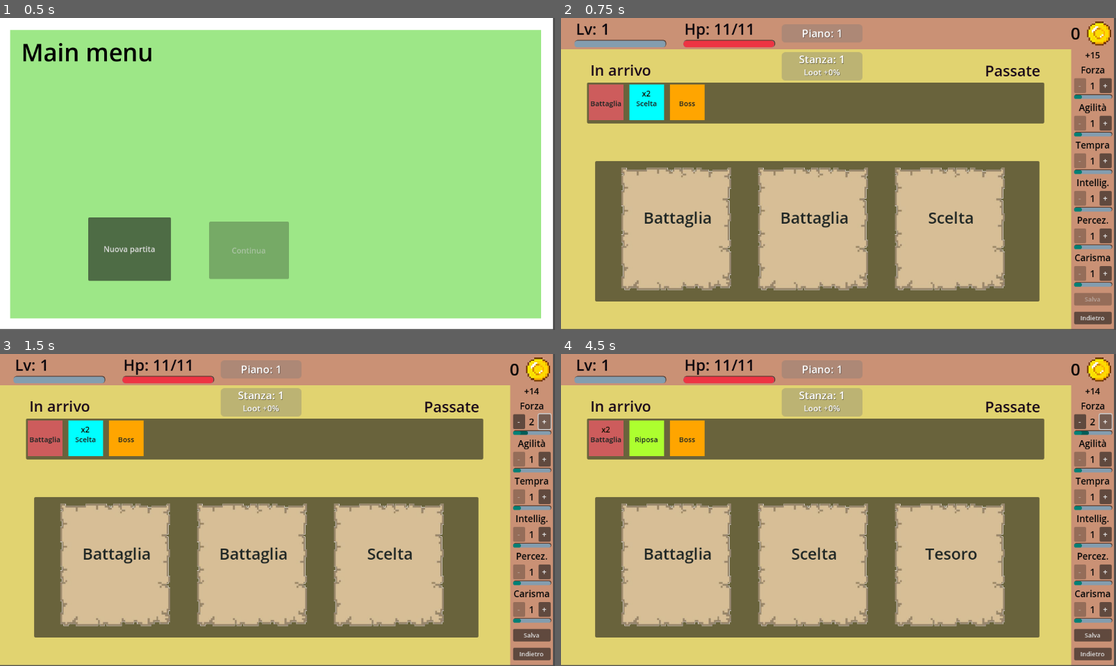
Above: before the commit, frames 1-4 (two rows, left to right).
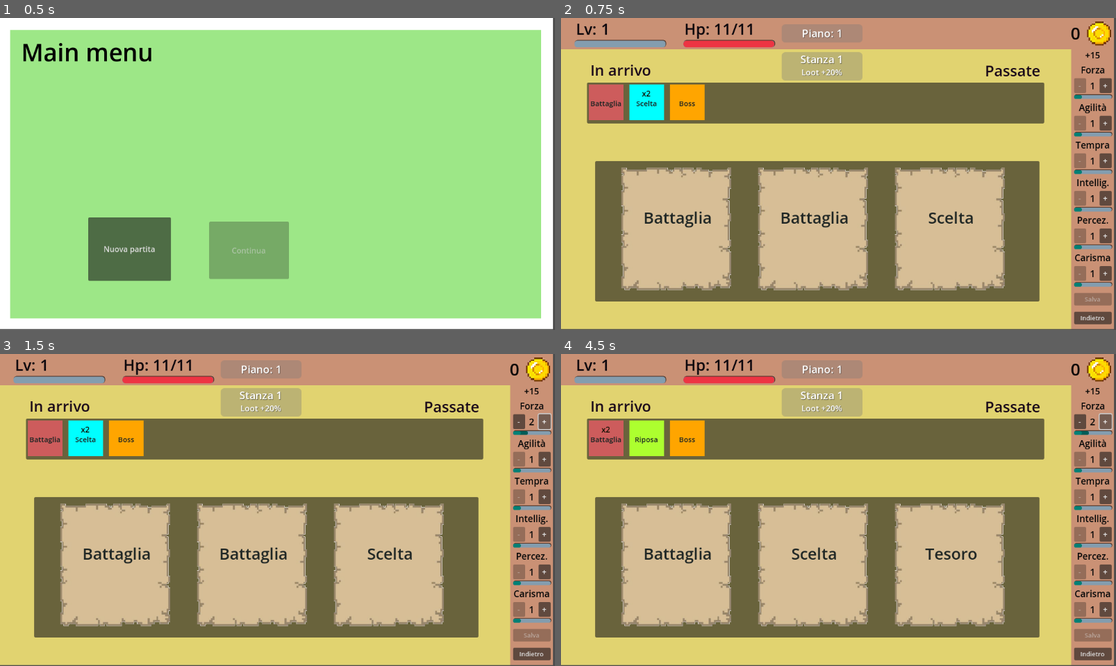
Above: after the commit, the same moments.

Repository: albetb/lootislife
Game: Godot game, scene res://main.tscn
Same seed, same stepped clock (60 frames per second), same inputs: the game is played once before the commit and once after it.
Inputs:
- Up to frame 1 (0.5 s): no input
- Up to frame 2 (0.75 s): click "Nuova partita" at 0.5 s
- Up to frame 3 (1.5 s): click "+" at 1.25 s
- Up to frame 4 (4.5 s): click "-" at 2 s; click "Indietro" at 2.75 s; click "Nuova partita" at 3.5 s; click "+" at 4.25 s

Frame 1 is identical in both runs. In frame 2, 0.2% of the frame differs, in the area x 42-51%, y 12-19%; in frame 3, 0.5%, in the area x 42-100%, y 10-93%; in frame 4, 0.5%.

Commit message:
Refactoring - added signal bus

Diff:
--- /dev/null
+++ b/entity/events.gd
@@ -0,0 +1,10 @@
+extends Node
+
+'''
+ Events.signal_name.connect(self._on_signal_name) # To subscribe
+ Events.emit_signal("signal_name") # To emit
+'''
+
+
+signal update_ui
+signal choice_selected(number: int)
--- a/entity/player.gd
+++ b/entity/player.gd
@@ -45,10 +45,10 @@
 	return data.level + 4
 
 func gain_exp(amount: int):
-	data.exp += amount
+	data.experience += amount
 	var _exp_needed = exp_needed()
-	while data.exp >= _exp_needed:
-		data.exp -= _exp_needed
+	while data.experience >= _exp_needed:
+		data.experience -= _exp_needed
 		gain_level()
 
 func gain_level():
--- a/project.godot
+++ b/project.godot
@@ -19,14 +19,11 @@
 
 SceneManager="*res://entity/scene_manager.gd"
 Player="*res://entity/player.gd"
+Events="*res://entity/events.gd"
 
 [display]
 
 window/size/resizable=false
-
-[global_group]
-
-adventure="item inside the adventure scene"
 
 [input]
 
--- a/resources/player_data.gd
+++ b/resource/player_data.gd
@@ -2,10 +2,10 @@
 class_name PlayerData
 
 @export var level: int = 1
-@export var exp: int = 0
+@export var experience: int = 0
 
 @export var coins: int = 0
-@export var damage: int = 0
+@export var damage: int = 0 # damage received
 
 @export var max_mana: int = 3
 @export var hand_size: int = 5
@@ -16,10 +16,10 @@
 @export var past_path: Array[Room] = []
 @export var floor: int = 1
 
+const STARTING_ABILITY_POINTS = 15
 @export var ability = {}
+@export var ability_points: int = STARTING_ABILITY_POINTS
 @export var updating_ability = {}
-const STARTING_ABILITY_POINTS = 15
-@export var ability_points: int = STARTING_ABILITY_POINTS
 @export var updating_ability_points: int = 0
 
 func _ready() -> void:
--- a/scene/combat/combat_manager.gd
+++ b/scene/combat/combat_manager.gd
@@ -4,8 +4,6 @@
 @onready var hand: Field = $"../Hand"
 @onready var card_scene: PackedScene = preload("res://scene/card/card.tscn")
 @onready var player_mana: int = Player.data.max_mana
-
-signal update_mana
 
 # Called when the node enters the scene tree for the first time.
 func _ready() -> void:
--- a/scene/explore/choice/choice.gd
+++ b/scene/explore/choice/choice.gd
@@ -33,4 +33,4 @@
 		var is_in_card = left <= event.position.x and event.position.x <= right
 		var is_over_card = bottom <= event.position.y and event.position.y <= top
 		if is_in_card and is_over_card:
-			get_tree().call_group("exploration", "choice_selected", choice_number)
+			Events.emit_signal("choice_selected", choice_number)
--- /dev/null
+++ b/scene/explore/choices.gd
@@ -0,0 +1,21 @@
+extends MarginContainer
+
+@onready var choice_container: HBoxContainer = $HBoxContainer
+@onready var choice_scene: PackedScene = preload("res://scene/explore/choice/choice.tscn")
+
+func _ready() -> void:
+	Events.update_ui.connect(self.update_ui)
+	update_ui()
+
+func update_ui() -> void:
+	for child in choice_container.get_children():
+		choice_container.remove_child(child)
+		child.queue_free()
+
+	for room: Room in Player.data.current_path:
+		var choice_card: Choice = choice_scene.instantiate()
+		choice_card.set_values(room.type)
+		choice_card.choice_number = choice_container.get_child_count() % 3
+		if Player.data.current_path.size() == 1:
+			choice_card.choice_number = 0
+		choice_container.add_child(choice_card)
--- a/scene/explore/exploration.gd
+++ b/scene/explore/exploration.gd
@@ -4,15 +4,10 @@
 @export var path: Array[Room] = []
 @export var past_path: Array[Room] = []
 @export var current_path: Array[Room] = []
-@onready var path_container: HBoxContainer = $"../Path/HBoxContainer"
-@onready var past_path_container: HBoxContainer = $"../Passed/HBoxContainer"
-@onready var choice_container: HBoxContainer = $"../MarginContainer/HBoxContainer"
-@onready var room_scene: PackedScene = preload("res://scene/explore/room/room_card.tscn")
-@onready var choice_scene: PackedScene = preload("res://scene/explore/choice/choice.tscn")
 
 func _ready() -> void:
+	Events.choice_selected.connect(self.choice_selected)
 	begin()
-	update_ui()
 
 func begin() -> void:
 	if Player.data.path.size() == 0 and Player.data.current_path.size() == 0 and Player.data.past_path.size() > 0:
@@ -33,11 +28,6 @@
 	past_path = []
 	current_path = []
 	save_path()
-
-func update_ui():
-	display_path()
-	display_past_path()
-	display_choiches()
 
 func load_path() -> void:
 	path = Player.data.path
@@ -72,7 +62,7 @@
 	choose_path()
 	save_path()
 
-	get_tree().call_group("adventure", "update_ui")
+	Events.emit_signal("update_ui")
 
 	select_new_scene(selected_path)
 
@@ -84,43 +74,7 @@
 		Player.data.floor += 1
 		Player.save()
 		begin()
-		get_tree().call_group("adventure", "update_ui")
-
-func display_path() -> void:
-	for child in path_container.get_children():
-		child.queue_free()
-
-	for room_type in Room.Type.values():
-		var number = path.filter(func(x: Room): return x.type == room_type).size()
-		if number <= 0:
-			continue
-		var main_room_card: RoomCard = room_scene.instantiate()
-		main_room_card.set_values(room_type)
-		if number > 1:
-			main_room_card.add_number(number)
-		path_container.add_child(main_room_card)
-
-func display_past_path() -> void:
-	for child in past_path_container.get_children():
-		child.queue_free()
-
-	for room: Room in past_path:
-		var main_room_card: RoomCard = room_scene.instantiate()
-		main_room_card.set_values(room.type)
-		past_path_container.add_child(main_room_card)
-
-func display_choiches() -> void:
-	for child in choice_container.get_children():
-		choice_container.remove_child(child)
-		child.queue_free()
-
-	for room: Room in current_path:
-		var choice_card: Choice = choice_scene.instantiate()
-		choice_card.set_values(room.type)
-		choice_card.choice_number = choice_container.get_child_count() % 3
-		if current_path.size() == 1:
-			choice_card.choice_number = 0
-		choice_container.add_child(choice_card)
+		Events.emit_signal("update_ui")
 
 func new_exploration():
 	path = []
--- a/scene/explore/explore.tscn
+++ b/scene/explore/explore.tscn
@@ -1,9 +1,11 @@
-[gd_scene load_steps=20 format=3 uid="uid://dk0iotlgj0omy"]
-
-[ext_resource type="Script" path="res://scene/explore/room_panel.gd" id="1_q0ojp"]
+[gd_scene load_steps=22 format=3 uid="uid://dk0iotlgj0omy"]
+
 [ext_resource type="Script" path="res://scene/explore/exploration.gd" id="1_u1wya"]
+[ext_resource type="Script" path="res://scene/explore/path.gd" id="2_gqcq7"]
 [ext_resource type="Script" path="res://scene/explore/top_menu_background.gd" id="2_ysj00"]
 [ext_resource type="Texture2D" uid="uid://c7hp2rwj0c8iy" path="res://sprite/coin.png" id="3_clcby"]
+[ext_resource type="Script" path="res://scene/explore/passed.gd" id="3_cncri"]
+[ext_resource type="Script" path="res://scene/explore/choices.gd" id="4_bf2ox"]
 [ext_resource type="PackedScene" uid="uid://domsnyqqkmhhp" path="res://scene/explore/statsbar/lateral_stats_bar.tscn" id="4_fnw12"]
 [ext_resource type="Script" path="res://scene/explore/floor_panel.gd" id="5_nqvb7"]
 
@@ -92,14 +94,13 @@
 offset_bottom = 646.0
 color = Color(0.881062, 0.826031, 0.438953, 1)
 
-[node name="RoomPanel" type="Panel" parent="Background" groups=["adventure"]]
+[node name="RoomPanel" type="Panel" parent="Background"]
 layout_mode = 0
 offset_left = 458.0
 offset_top = 24.0
 offset_right = 626.0
 offset_bottom = 83.0
 theme = SubResource("Theme_lhpby")
-script = ExtResource("1_q0ojp")
 
 [node name="RoomLabel" type="Label" parent="Background/RoomPanel"]
 layout_mode = 0
@@ -123,7 +124,7 @@
 horizontal_alignment = 1
 vertical_alignment = 1
 
-[node name="Exploration" type="Node" parent="." groups=["adventure", "exploration"]]
+[node name="Exploration" type="Node" parent="."]
 script = ExtResource("1_u1wya")
 
 [node name="Path" type="MarginContainer" parent="."]
@@ -136,6 +137,7 @@
 offset_top = 87.344
 offset_right = 771.448
 offset_bottom = 173.344
+script = ExtResource("2_gqcq7")
 
 [node name="Panel" type="Panel" parent="Path"]
 layout_mode = 2
@@ -157,6 +159,7 @@
 offset_top = 134.0
 offset_right = 1003.0
 offset_bottom = 220.0
+script = ExtResource("3_cncri")
 
 [node name="Panel" type="Panel" parent="Passed"]
 visible = false
@@ -175,39 +178,40 @@
 text = "Passate"
 label_settings = SubResource("LabelSettings_k4akk")
 
-[node name="MarginContainer" type="MarginContainer" parent="."]
+[node name="Choices" type="MarginContainer" parent="."]
 offset_left = 71.0
 offset_top = 297.0
 offset_right = 993.0
 offset_bottom = 589.0
-
-[node name="Panel" type="Panel" parent="MarginContainer"]
-layout_mode = 2
-
-[node name="HBoxContainer" type="HBoxContainer" parent="MarginContainer"]
+script = ExtResource("4_bf2ox")
+
+[node name="Panel" type="Panel" parent="Choices"]
+layout_mode = 2
+
+[node name="HBoxContainer" type="HBoxContainer" parent="Choices"]
 layout_mode = 2
 size_flags_horizontal = 4
 
-[node name="TopMenuBackground" type="ColorRect" parent="." groups=["adventure"]]
+[node name="TopMenuBackground" type="ColorRect" parent="."]
 offset_right = 1148.0
 offset_bottom = 65.0
 color = Color(0.790586, 0.567307, 0.457462, 1)
 script = ExtResource("2_ysj00")
 
+[node name="HealthLabel" type="Label" parent="TopMenuBackground"]
+layout_mode = 0
+offset_left = 256.0
+offset_right = 433.0
+offset_bottom = 45.0
+text = "Hp: 30/30"
+label_settings = SubResource("LabelSettings_tlphh")
+
 [node name="LevelLabel" type="Label" parent="TopMenuBackground"]
 layout_mode = 0
 offset_left = 31.0
 offset_right = 238.0
 offset_bottom = 45.0
 text = "Livello:"
-label_settings = SubResource("LabelSettings_tlphh")
-
-[node name="HealthLabel" type="Label" parent="TopMenuBackground"]
-layout_mode = 0
-offset_left = 256.0
-offset_right = 433.0
-offset_bottom = 45.0
-text = "Hp: 30/30"
 label_settings = SubResource("LabelSettings_tlphh")
 
 [node name="Coin" type="Sprite2D" parent="TopMenuBackground"]
@@ -248,7 +252,7 @@
 value = 54.0
 show_percentage = false
 
-[node name="FloorPanel" type="Panel" parent="TopMenuBackground" groups=["adventure"]]
+[node name="FloorPanel" type="Panel" parent="TopMenuBackground"]
 z_index = 3
 layout_mode = 0
 offset_left = 458.0
@@ -269,7 +273,7 @@
 horizontal_alignment = 1
 vertical_alignment = 1
 
-[node name="LateralStatsBar" parent="." groups=["adventure"] instance=ExtResource("4_fnw12")]
+[node name="LateralStatsBar" parent="." instance=ExtResource("4_fnw12")]
 offset_left = 1059.0
 offset_top = 64.0
 offset_right = 1128.42
--- a/scene/explore/floor_panel.gd
+++ b/scene/explore/floor_panel.gd
@@ -1,6 +1,7 @@
 extends Panel
 
 func _ready() -> void:
+	Events.update_ui.connect(update_ui)
 	update_ui()
 
 func update_ui():
--- /dev/null
+++ b/scene/explore/passed.gd
@@ -0,0 +1,18 @@
+extends MarginContainer
+
+@onready var past_path_container: HBoxContainer = $HBoxContainer
+@onready var room_scene: PackedScene = preload("res://scene/explore/room/room_card.tscn")
+
+func _ready() -> void:
+	Events.update_ui.connect(self.update_ui)
+	update_ui()
+
+func update_ui() -> void:
+	for child in past_path_container.get_children():
+		past_path_container.remove_child(child)
+		child.queue_free()
+
+	for room: Room in Player.data.past_path:
+		var main_room_card: RoomCard = room_scene.instantiate()
+		main_room_card.set_values(room.type)
+		past_path_container.add_child(main_room_card)
--- /dev/null
+++ b/scene/explore/path.gd
@@ -0,0 +1,23 @@
+extends MarginContainer
+
+@onready var path_container: HBoxContainer = $HBoxContainer
+@onready var room_scene: PackedScene = preload("res://scene/explore/room/room_card.tscn")
+
+func _ready() -> void:
+	Events.update_ui.connect(self.update_ui)
+	update_ui()
+
+func update_ui() -> void:
+	for child in path_container.get_children():
+		path_container.remove_child(child)
+		child.queue_free()
+
+	for room_type in Room.Type.values():
+		var number = Player.data.path.filter(func(x: Room): return x.type == room_type).size()
+		if number <= 0:
+			continue
+		var main_room_card: RoomCard = room_scene.instantiate()
+		main_room_card.set_values(room_type)
+		if number > 1:
+			main_room_card.add_number(number)
+		path_container.add_child(main_room_card)
--- a/scene/explore/room_panel.gd
+++ b/scene/explore/room_panel.gd
@@ -1,6 +1,7 @@
 extends Panel
 
 func _ready() -> void:
+	Events.update_ui.connect(self.update_ui)
 	update_ui()
 
 func update_ui():
--- a/scene/explore/statsbar/lateral_stats_bar.gd
+++ b/scene/explore/statsbar/lateral_stats_bar.gd
@@ -4,6 +4,7 @@
 @onready var save_button = $VBoxContainer/SaveButton
 
 func _ready() -> void:
+	Events.update_ui.connect(update_ui)
 	update_ui()
 
 func update_ui():
@@ -23,7 +24,7 @@
 
 func _update_ability_points():
 	if Player.data.ability_points > 0:
-		get_tree().call_group("adventure", "update_ui")
+		Events.emit_signal("update_ui")
 	else:
 		update_ui()
 
@@ -33,7 +34,7 @@
 	for i in range(Player.data.Ability.size()):
 		Player.data.ability[i] = Player.data.ability[i] + Player.data.updating_ability[i]
 		Player.data.updating_ability[i] = 0
-	get_tree().call_group("adventure", "update_ui")
+	Events.emit_signal("update_ui")
 	Player.save()
 
 
--- a/scene/explore/statsbar/lateral_stats_bar.tscn
+++ b/scene/explore/statsbar/lateral_stats_bar.tscn
@@ -81,12 +81,6 @@
 theme = SubResource("Theme_gmjvw")
 text = "Indietro"
 
-[connection signal="update_ability_points" from="VBoxContainer/StrStatContainer" to="." method="_update_ability_points"]
-[connection signal="update_ability_points" from="VBoxContainer/DesStatContainer" to="." method="_update_ability_points"]
-[connection signal="update_ability_points" from="VBoxContainer/CosStatContainer" to="." method="_update_ability_points"]
-[connection signal="update_ability_points" from="VBoxContainer/IntStatContainer" to="." method="_update_ability_points"]
-[connection signal="update_ability_points" from="VBoxContainer/SagStatContainer" to="." method="_update_ability_points"]
-[connection signal="update_ability_points" from="VBoxContainer/CarStatContainer" to="." method="_update_ability_points"]
+[connection signal="pressed" from="VBoxContainer/SaveButton" to="." method="_update_ability_points"]
 [connection signal="pressed" from="VBoxContainer/SaveButton" to="." method="_on_save_button_pressed"]
-[connection signal="pressed" from="VBoxContainer/SaveButton" to="." method="_update_ability_points"]
 [connection signal="pressed" from="BackButton" to="." method="_on_back_button_pressed"]
--- a/scene/explore/statsbar/stat_container.gd
+++ b/scene/explore/statsbar/stat_container.gd
@@ -1,9 +1,7 @@
 extends VBoxContainer
-signal update_ability_points
 
 @export var ability_type: PlayerData.Ability
 @onready var name_label: Label = $NameLabel
-@onready var add_label: Label = $HBoxContainer/AddLabel
 @onready var stats_bar: ColorRect = $"../.."
 @onready var value_label: Label = $HBoxContainer/ValueLabel
 @onready var minus_button: Button = $HBoxContainer/MinusButton
@@ -12,6 +10,7 @@
 @onready var actual_bar: ProgressBar = $ModifiedBar/ActualBar
 
 func _ready() -> void:
+	Events.update_ui.connect(self.update_ui)
 	update_ui()
 
 func update_ui() -> void:
--- a/scene/explore/statsbar/stat_container.tscn
+++ b/scene/explore/statsbar/stat_container.tscn
@@ -3,6 +3,7 @@
 [ext_resource type="Script" path="res://scene/explore/statsbar/stat_container.gd" id="1_5wqfq"]
 
 [sub_resource type="LabelSettings" id="LabelSettings_liibg"]
+line_spacing = 0.0
 font_size = 19
 font_color = Color(0.0235294, 0.027451, 0.0313726, 1)
 
@@ -40,7 +41,7 @@
 ProgressBar/styles/background = SubResource("StyleBoxFlat_l5vh3")
 ProgressBar/styles/fill = SubResource("StyleBoxFlat_344y8")
 
-[node name="StatContainer" type="VBoxContainer" groups=["adventure", "lateral_bar"]]
+[node name="StatContainer" type="VBoxContainer"]
 script = ExtResource("1_5wqfq")
 
 [node name="NameLabel" type="Label" parent="."]
@@ -48,6 +49,7 @@
 text = "Forza"
 label_settings = SubResource("LabelSettings_liibg")
 horizontal_alignment = 1
+vertical_alignment = 1
 
 [node name="HBoxContainer" type="HBoxContainer" parent="."]
 layout_mode = 2
--- a/scene/explore/top_menu_background.gd
+++ b/scene/explore/top_menu_background.gd
@@ -7,6 +7,7 @@
 @onready var exp_bar: ProgressBar = $ExpBar
 
 func _ready() -> void:
+	Events.update_ui.connect(update_ui)
 	update_ui()
 
 func update_ui():
@@ -26,5 +27,5 @@
 		health_bar.tooltip_text = "%d/%d" % [Player.current_health(), Player.max_health()]
 	if exp_bar != null:
 		exp_bar.max_value = Player.exp_needed()
-		exp_bar.value = Player.data.exp
-		exp_bar.tooltip_text = "%d/%d" % [Player.data.exp, Player.exp_needed()]
+		exp_bar.value = Player.data.experience
+		exp_bar.tooltip_text = "%d/%d" % [Player.data.experience, Player.exp_needed()]
--- a/scene/start/start_menu.tscn
+++ b/scene/start/start_menu.tscn
@@ -34,7 +34,7 @@
 font_size = 23
 shadow_color = Color(0.25098, 0.25098, 0.25098, 0.427451)
 
-[node name="StartMenu" type="CanvasLayer" groups=["adventure"]]
+[node name="StartMenu" type="CanvasLayer"]
 script = ExtResource("1_bp2fb")
 
 [node name="SceneLabel" type="Label" parent="."]
@@ -89,6 +89,7 @@
 theme = SubResource("Theme_xhfbv")
 
 [node name="ContinueLabel" type="Label" parent="Panel"]
+layout_mode = 0
 offset_left = 4.0
 offset_top = -1.0
 offset_right = 164.0
Renamed: resources/room.gd -> resource/room.gd
Not shown, added: design-guidelines.md
